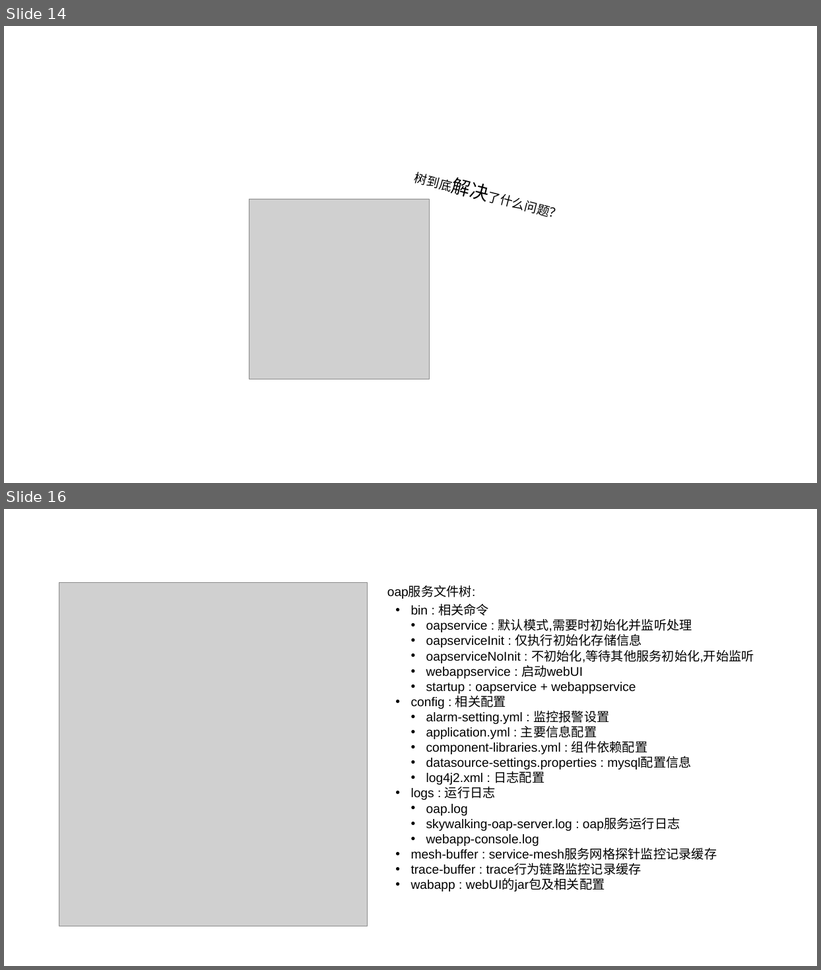
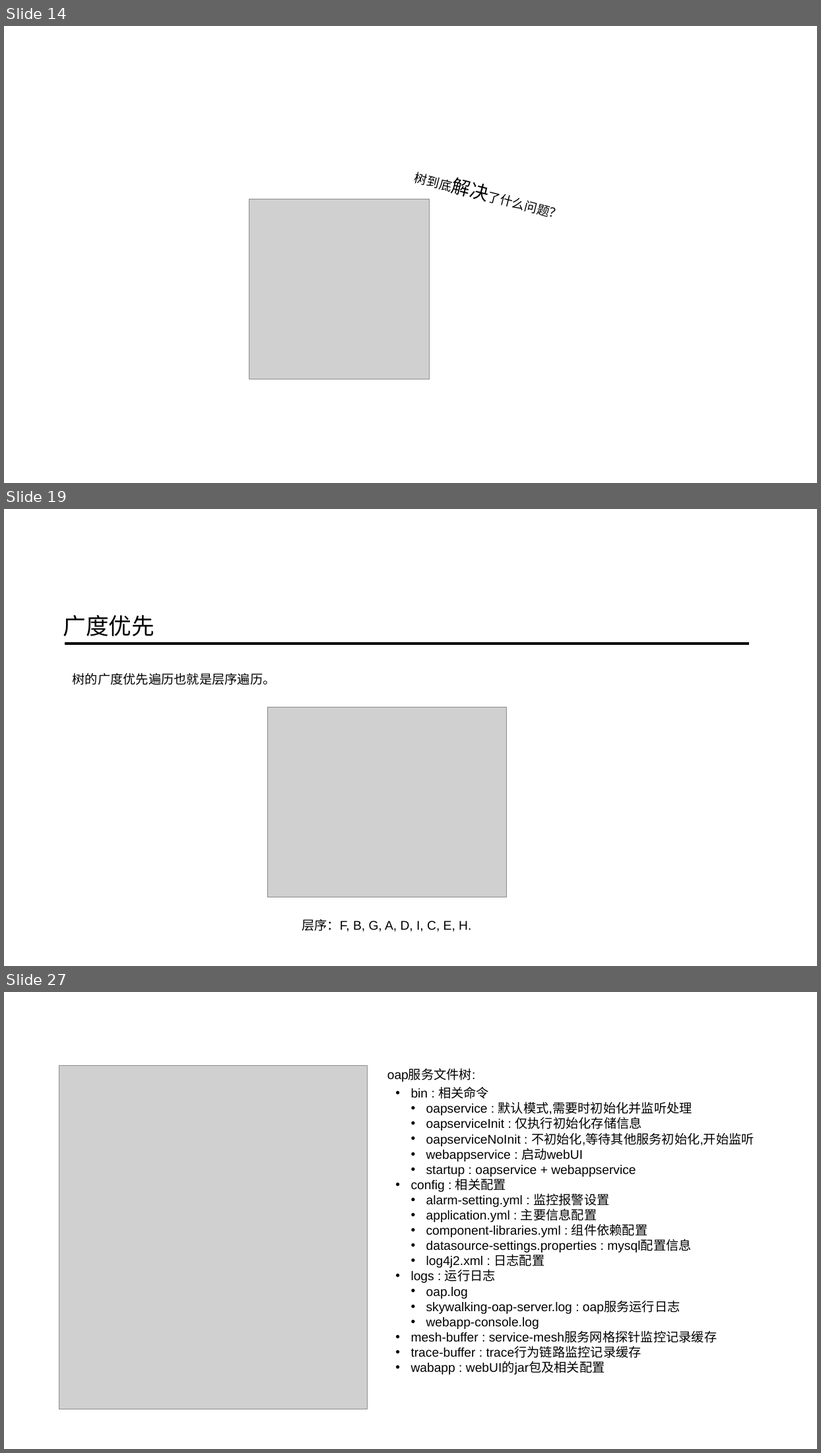
Before and after one commit to ainilili/data-structure-trees-demo, a slide deck: 数据结构之树.pptx. Shown one above the other, each under a label of ours: slides 14 and 16 before the commit, slides 14, 19 and 27 after it; the slides between them are not shown. The pictures are 821x970 and 821x1453 pixels, drawn with LibreOffice and Linux fonts; fonts in the diff are those of the drawing; grey boxes stand for pictures; background and template pictures are left out. Boxes give left, top, right and bottom in pixels: in the first picture for what was removed or moved away, otherwise in the second. Text is boxed around its words. In the diff, an @@ line names an element or a change of style, - is before the commit and + after.

```diff
--- a/数据结构之树.pptx
+++ b/数据结构之树.pptx
@@ slide 19 added at [4, 509, 817, 966], background picture (left out) @@
@@ text added at [63, 615, 155, 636], 54 pt, text #000000 @@
+广度优先
@@ line added from (65, 644) to (749, 644), #000000 6.5 pt @@
@@ text added at [73, 673, 276, 685], 30 pt, text #000000 @@
+树的广度优先遍历也就是层序遍历。
@@ picture added at [267, 707, 506, 898] @@
@@ text added at [302, 920, 471, 932], 30 pt, text #000000 @@
+层序：F, B, G, A, D, I, C, E, H.
@@ what was slide 16 is now slide 27 @@
```
Also in this commit, not shown: 2 slides changed, 10 other slides added.
